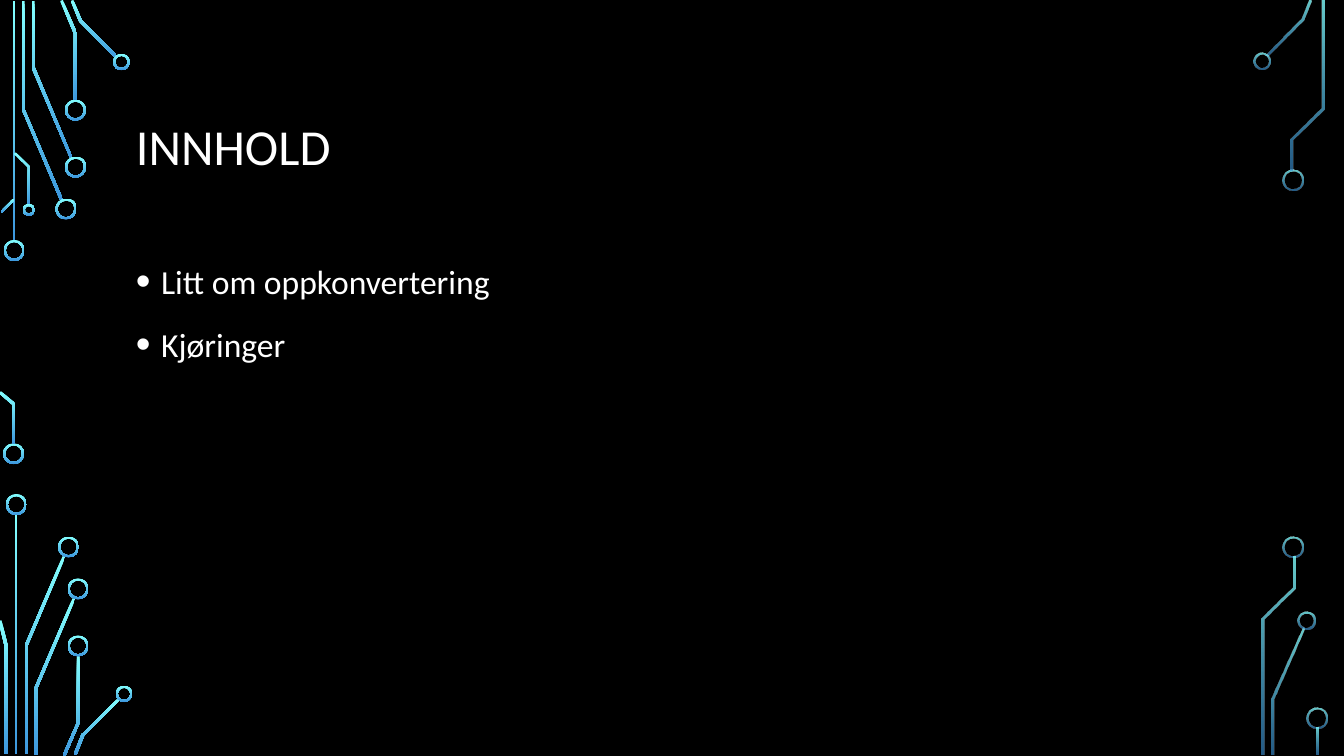
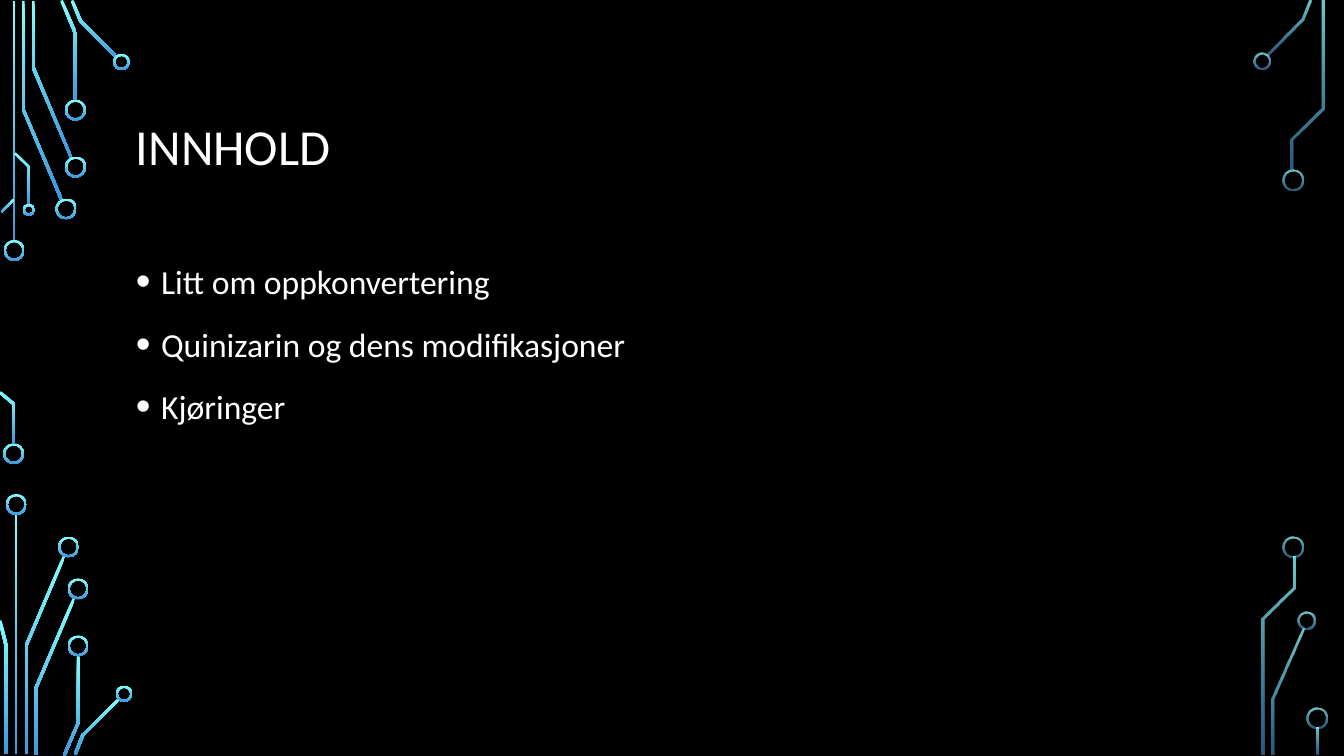
Before and after one commit to alexanjk/FYS-MENA4111-projectH20, a slide deck: slide 2 of Quinizarin som en organisk sensitizer I et tynnfilm.pptx. Drawn at 1344x756 pixels with LibreOffice and Linux fonts; fonts in the diff are those of the drawing; background and template pictures are left out. Boxes give left, top, right and bottom in pixels: in the first picture for what was removed or moved away, otherwise in the second. Text is boxed around its words. In the diff, an @@ line names an element or a change of style, - is before the commit and + after.

```diff
--- a/Quinizarin som en organisk sensitizer I et tynnfilm.pptx
+++ b/Quinizarin som en organisk sensitizer I et tynnfilm.pptx
@@ text at <box>161,333,625,363</box>: paragraph added @@
+• Quinizarin og dens modifikasjoner
```
Also in this commit, not shown: 8 slides added, 1 slide removed.
